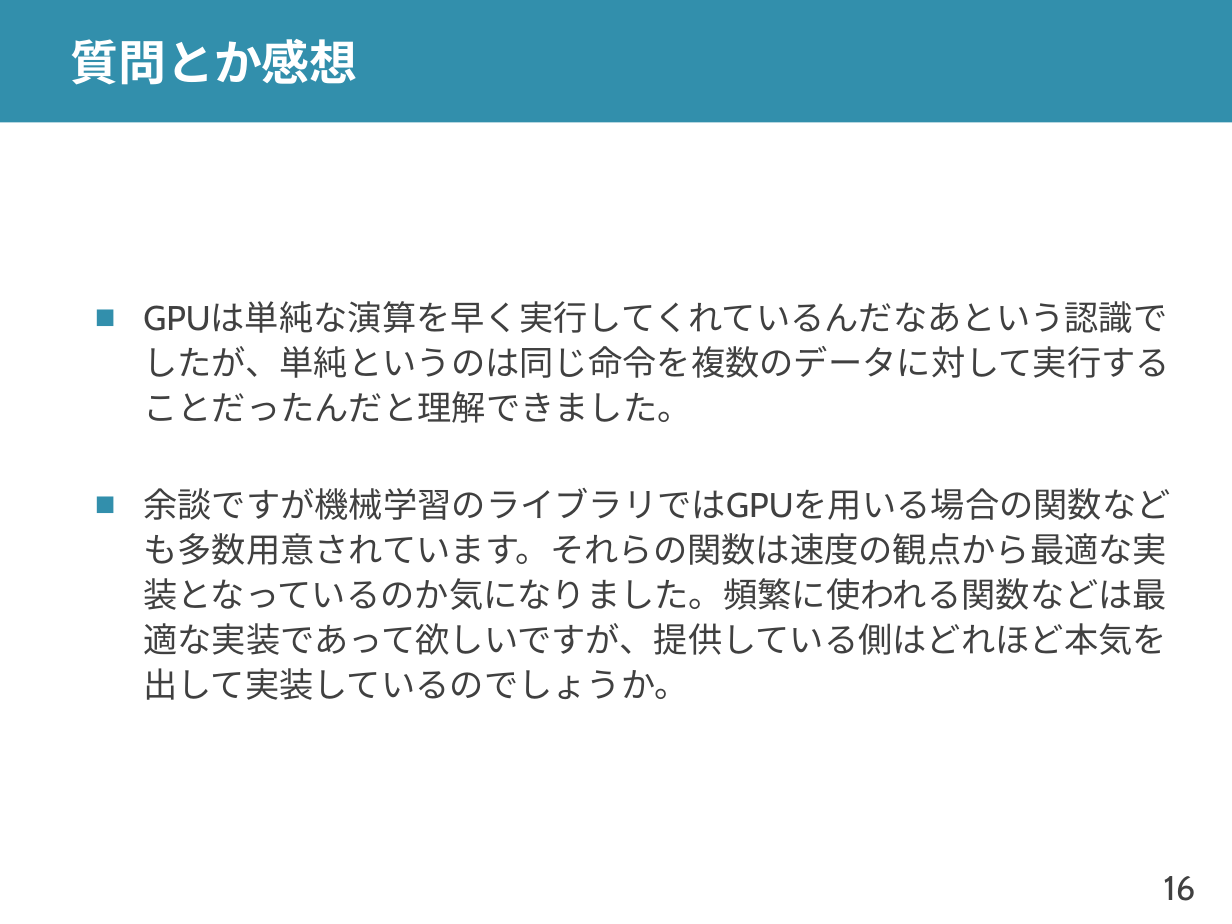
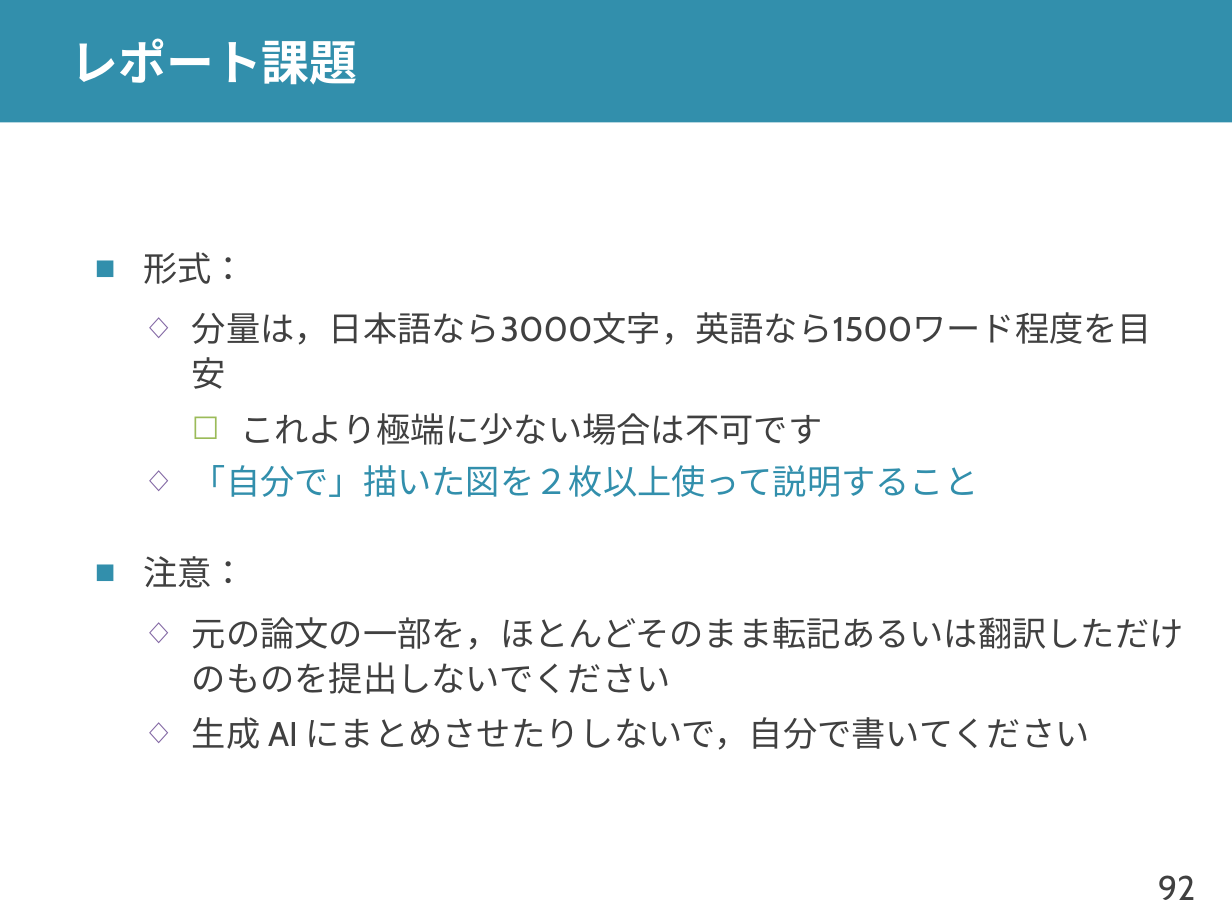
Before and after one commit to shioyadan/advanced-computer-organization, a slide deck: slide 92 of aco-shioya-12.pptx (slide 16 before the commit). Drawn at 1232x924 pixels with LibreOffice and Linux fonts; fonts in the diff are those of the drawing. Boxes give left, top, right and bottom in pixels: in the first picture for what was removed or moved away, otherwise in the second. Text is boxed around its words. In the diff, an @@ line names an element or a change of style, - is before the commit and + after.

```diff
--- a/aco-shioya-12.pptx
+++ b/aco-shioya-12.pptx
@@ title at (x1=71, y1=38, x2=358, y2=85): text changed @@
-質問とか感想
+レポート課題
@@ text at (x1=143, y1=252, x2=1184, y2=750): text changed @@
-■ GPUは単純な演算を早く実行してくれているんだなあという認識でしたが、単純というのは同じ命令を複数のデータに対して実行することだったんだと理解できました。
-■ 余談ですが機械学習のライブラリではGPUを用いる場合の関数なども多数用意されています。それらの関数は速度の観点から最適な実装となっているのか気になりました。頻繁に使われる関数などは最適な実装であって欲しいですが、提供している側はどれほど本気を出して実装しているのでしょうか。
+■ 形式：
+  ◇ 分量は，日本語なら3000文字，英語なら1500ワード程度を目安
+    ☐ これより極端に少ない場合は不可です
+  ◇ 「自分で」描いた図を２枚以上使って説明すること
+■ 注意：
+  ◇ 元の論文の一部を，ほとんどそのまま転記あるいは翻訳しただけのものを提出しないでください
+  ◇ 生成 AI にまとめさせたりしないで，自分で書いてください
@@ page number at (x1=1158, y1=875, x2=1195, y2=900): text changed @@
-16
+92
```
Also in this commit, not shown: 10 other slides changed, 7 slides added, 11 slides removed, 1 other file.
